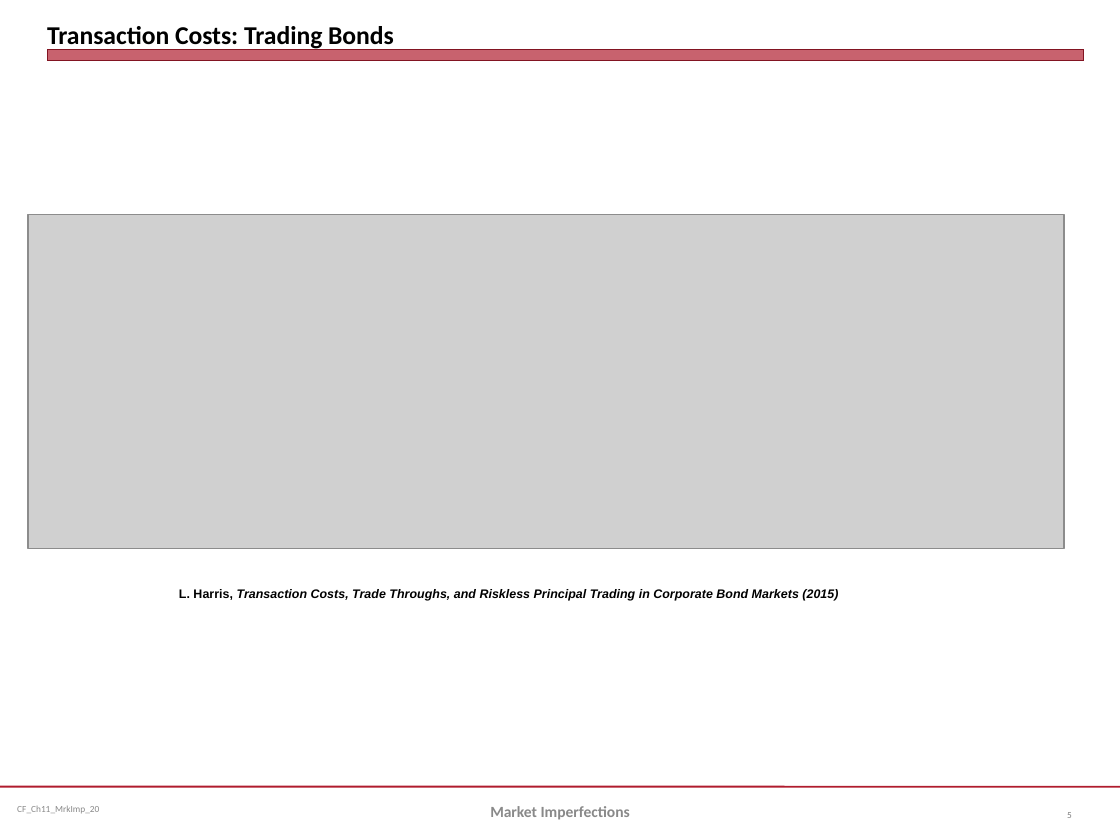
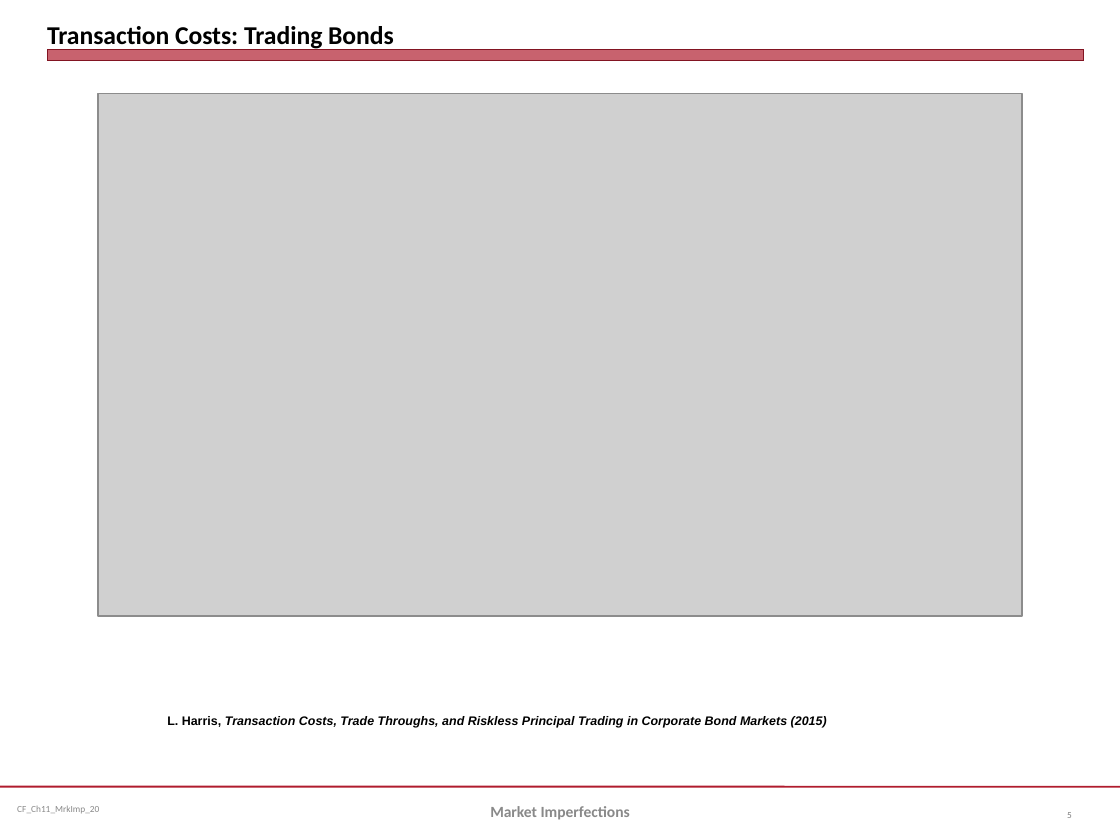
Before and after one commit to jmc877/Corporate-Finance, a slide deck: slide 5 of slides/CF_Ch11_MrkImp_20.pptx. Drawn at 1120x840 pixels with LibreOffice and Linux fonts; fonts in the diff are those of the drawing; grey boxes stand for pictures. Boxes give left, top, right and bottom in pixels: in the first picture for what was removed or moved away, otherwise in the second. Text is boxed around its words. In the diff, an @@ line names an element or a change of style, - is before the commit and + after.

```diff
--- a/slides/CF_Ch11_MrkImp_20.pptx
+++ b/slides/CF_Ch11_MrkImp_20.pptx
@@ picture: place and size @@
-picture at box(28, 215, 1064, 549)
+picture at box(99, 93, 1023, 616)
@@ text "L. Harris, Transaction Costs, Trade ...": place and size @@
-text "L. Harris, Transaction Costs, Trade ..." at box(179, 589, 838, 601)
+text "L. Harris, Transaction Costs, Trade ..." at box(167, 716, 827, 728)
```
Also in this commit, not shown: 8 other slides changed, 1 slide added, 1 slide removed, 4 other files.
